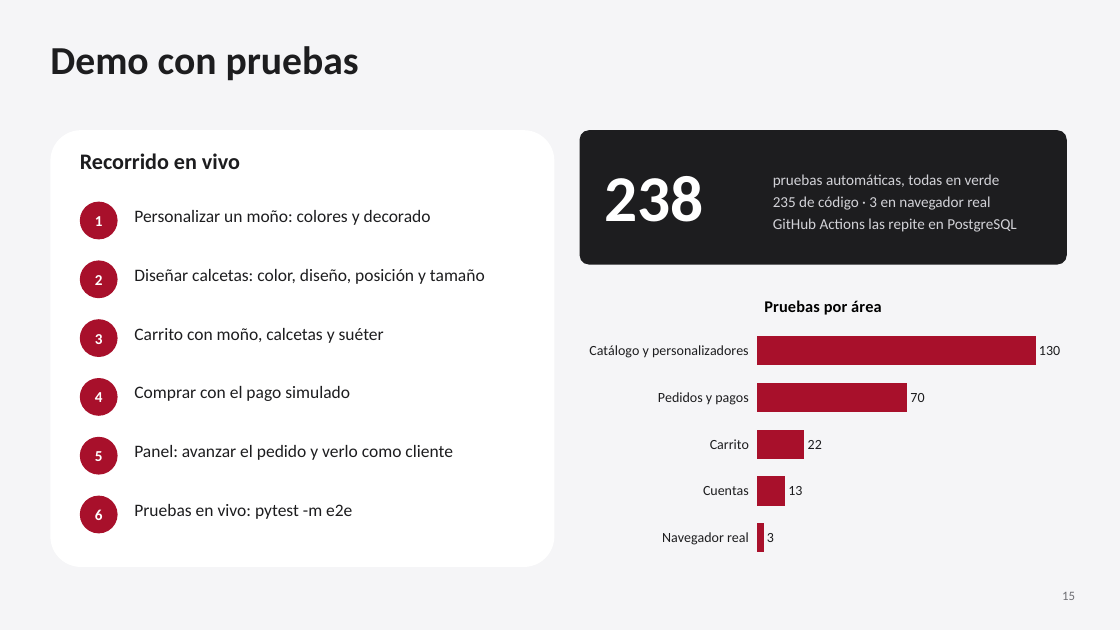
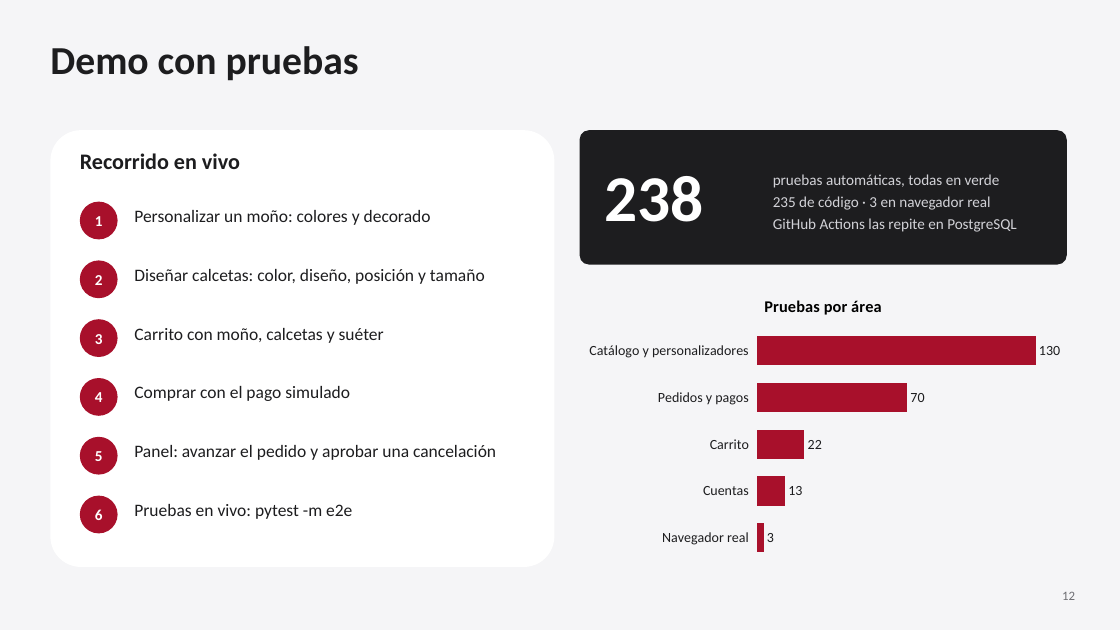
Before and after one commit to Josshuu13/TiendaWeb, a slide deck: slide 12 of docs/entrega/Pretexto-presentacion.pptx (slide 15 before the commit). Drawn at 1120x630 pixels with LibreOffice and Linux fonts; fonts in the diff are those of the drawing. Boxes give left, top, right and bottom in pixels: in the first picture for what was removed or moved away, otherwise in the second. Text is boxed around its words. In the diff, an @@ line names an element or a change of style, - is before the commit and + after.

```diff
--- a/docs/entrega/Pretexto-presentacion.pptx
+++ b/docs/entrega/Pretexto-presentacion.pptx
@@ text at [134, 445, 496, 460]: text changed @@
-Panel: avanzar el pedido y verlo como cliente
+Panel: avanzar el pedido y aprobar una cancelación
@@ text at [1062, 592, 1075, 600]: text changed @@
-15
+12
```
Also in this commit, not shown: 5 other slides changed, 1 slide added, 4 slides removed, 1 other file.
